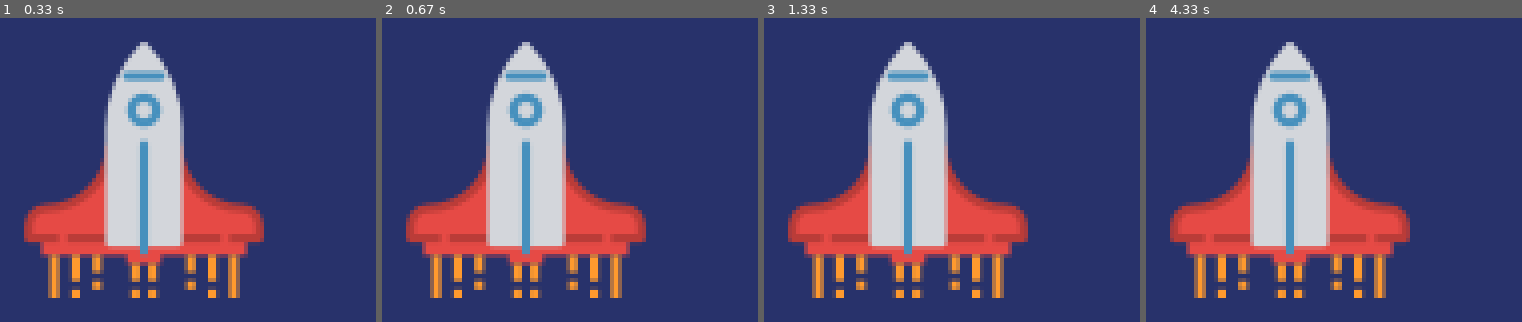
Above: before the commit, frames 1-4 (left to right).
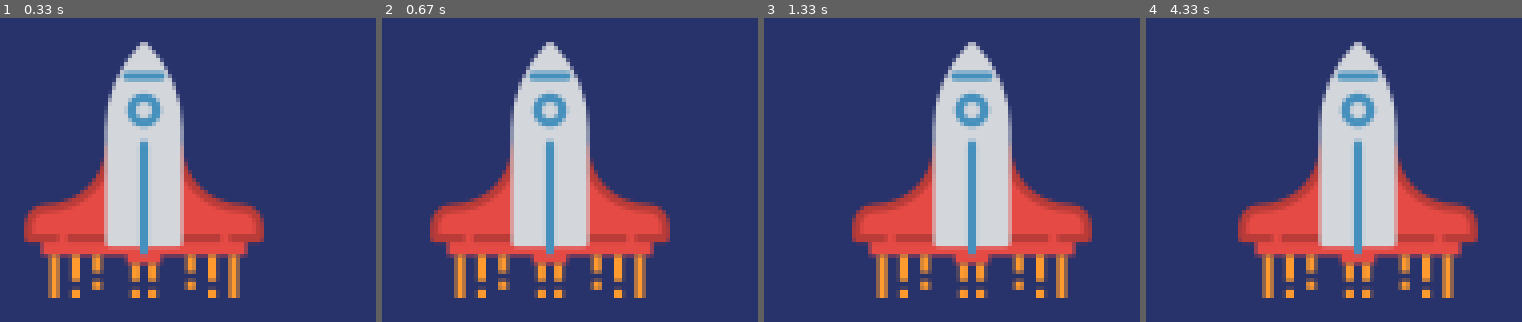
Above: after the commit, the same moments.

Repository: neginsdii/PyGame
Game: pygame game, started from main.py
The game is run twice, just before and just after one commit, with the same random seed, the same clock (stepped at 60 frames per second) and the same inputs.
Inputs:
- Up to frame 1 (0.33 s): no input
- Up to frame 2 (0.67 s): hold Right from 0.33 s (still down)
- Up to frame 3 (1.33 s): release Right at 0.8 s; hold Right 0.83-1.3 s
- Up to frame 4 (4.33 s): hold Left 1.33-1.87 s; hold Left 1.9-2.3 s; hold Right 2.33-2.97 s; hold Left 3-3.47 s; hold Right 3.5-3.97 s; hold Right from 4 s (still down)

Frame 1 is identical in both runs. In frame 2, 22% of the frame differs, in the area x 6-77%, y 7-93%; in frame 3, 36%; in frame 4, 38%, in the area x 6-89%, y 7-93%.

Commit message:
added spaceship movement

Diff:
--- a/main.py
+++ b/main.py
@@ -13,16 +13,35 @@
 playerImg=pygame.image.load("spaceship.png")
 playerX= 370
 playerY =480
+playerVelX=0
+playerVely=0
 
-def player():
-    screen.blit(playerImg, (playerX,playerY))
+def player(x,y):
+    screen.blit(playerImg, (x,y))
+
+def checkBound(x,y):
+    if x<0:
+        playerX=0
+    if x>800+63:
+        playerX=800-63
 
 #Game Loop
 running =True
 while running:
+    screen.fill((40,50,107))
     for event in pygame.event.get():
         if event.type == pygame.QUIT:
             running=False
-    screen.fill((40,50,107))
-    player()
+        if event.type==pygame.KEYDOWN:
+            if event.key== pygame.K_LEFT:
+                playerVelX-=0.3
+            if event.key== pygame.K_RIGHT:
+                playerVelX+=0.3
+        if event.type == pygame.KEYUP:
+            if event.key==pygame.K_LEFT or event.key==pygame.K_RIGHT:
+                playerVelX=0
+
+    playerX+=playerVelX
+    checkBound(playerX,playerY)
+    player(playerX,playerY)
     pygame.display.update()
